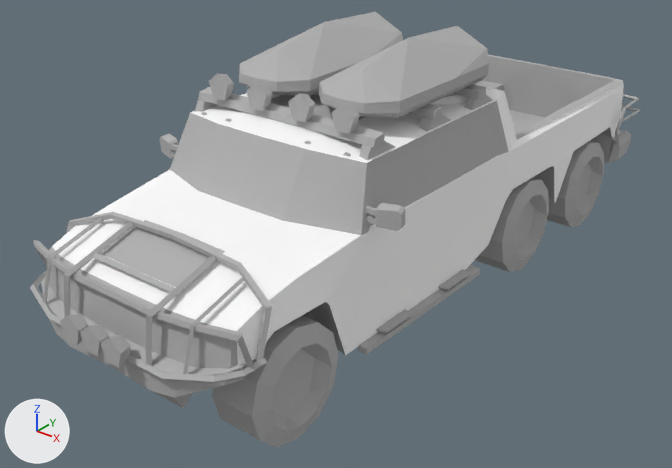
The FBX model Assets/SmallCars_Offroad/Meshes/Offroad_3.FBX: old version first, new version second.
Both versions are drawn from a camera (50 mm lens) standing at (4.01, -5.83, 3.72) and looking at (-0.13, -0.65, 0.51). The lights are fixed; the arrows at lower left show +X, +Y and +Z. Where no turn or scale is listed for an object, it has been applied to the vertices.

Names of what the first picture shows: 'Offroad_3', 'Wheel_CL', 'Wheel_FL', 'Wheel_RL'.
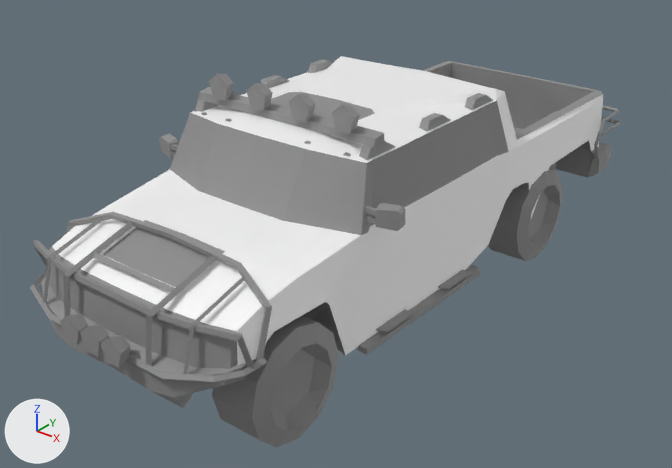
Where the change shows, as pixel boxes (x1, y1, x2, y2) in the pictures (672 x 468 px; the box of a moved part takes in the faces that stretch with it):
'Offroad_3', surface changed, reshaped (11% shorter)
    before: (30, 12, 641, 408)
    after: (30, 56, 621, 408)
'Wheel_RL', moved
    before: (547, 141, 604, 227)
    after: (488, 169, 562, 261)
'Wheel_CL', deleted
    before: (475, 177, 549, 272)
part 1 of me_mesh, moved or reshaped
    before: (615, 94, 639, 146)
    after: (594, 105, 620, 160)
part 2 of me_mesh, deleted
    before: (319, 26, 489, 118)
part 3 of me_mesh, deleted
    before: (239, 12, 403, 96)
part 4 of me_mesh, deleted
    before: (408, 104, 442, 120)
part 5 of me_mesh, deleted
    before: (453, 84, 486, 99)
part 6 of me_mesh, moved or reshaped
    before: (475, 54, 641, 203)
    after: (422, 61, 621, 219)

The change, as a diff of the scene's bpy script:
```diff
--- a/Assets/SmallCars_Offroad/Meshes/Offroad_3.FBX.py
+++ b/Assets/SmallCars_Offroad/Meshes/Offroad_3.FBX.py
@@ mat_offroad_3 @@
 mat_offroad_3.roughness = 0.859
+mat_offroad_3.metallic = 1.0
@@ mat_cars_d_002 @@
+mat_cars_d_002 = principled_material('Cars_D.002')
+mat_cars_d_002.base_color = (0.443, 0.443, 0.443)  # grey #b2b2b2
+mat_cars_d_002.metallic = 1.0
+mat_cars_d_002.roughness = 0.859
@@ me_mesh @@
 # used by ob_offroad_3; location = (-0.001, -0.208, 0.0)
-me_mesh.from_pydata(...)  # 902 vertices, 1500 faces; spans x -1.09..1.09, y -2.9..2.9, z 0.27..2.12
+me_mesh.from_pydata(...)  # 814 vertices, 1348 faces; spans x -1.09..1.09, y -2.9..2.45, z 0.27..1.91
+# me_mesh part 1: the loose piece of 20 vertices spanning x 0.7..0.95, y 2.35..2.82, z 0.59..1.05 is moved by (0.0, -0.45, 0.0), in mat_cars_d_002 (grey #b2b2b2)
+# me_mesh part 2: the loose piece of 32 vertices spanning x 0.01..0.75, y -1.04..0.44, z 1.74..2.12 is deleted
+# me_mesh part 3: the loose piece of 32 vertices spanning x -0.75..-0.01, y -1.04..0.44, z 1.74..2.12 is deleted
+# me_mesh part 4: the loose piece of 12 vertices spanning x -0.78..0.78, y -0.54..-0.43, z 1.68..1.74 is deleted
+# me_mesh part 5: the loose piece of 12 vertices spanning x -0.78..0.78, y 0.05..0.15, z 1.68..1.74 is deleted
+# me_mesh part 6
+# 22 vertices are removed from x -0.95..0.95, y 2.41..2.89, z 0.88..0.91
+# 36 faces are deleted
+# 92 vertices in x -0.95..0.95, y 1.18..2.85, z 0.42..1.22 move by (0.0, -0.45, 0.0)
+# 8 vertices in x -0.95..0.95, y 2.45..2.84, z 0.57..1.22 move by (0.0, -0.44, 0.0)
+# 22 vertices are added at x -0.95..0.95, y 1.96..2.45, z 0.88..0.91
+# 36 new faces join them, mat_cars_d_002 (grey #b2b2b2)
 me_mesh.materials.append(mat_offroad_3)
-me_mesh.materials.append(mat_cars_d)  # grey #b2b2b2
+me_mesh.materials.append(mat_cars_d_002)  # grey #b2b2b2
@@ ob_wheel_rl @@
 ob_wheel_rl = bpy.data.objects.new('Wheel_RL', me_mesh_004)
-ob_wheel_rl.location = (0.725, 1.749, 0.405)
+ob_wheel_rl.location = (0.725, 0.875, 0.413)
@@ ob_wheel_cl @@
-ob_wheel_cl = bpy.data.objects.new('Wheel_CL', me_mesh_005)
-ob_wheel_cl.location = (0.725, 0.631, 0.405)
```
